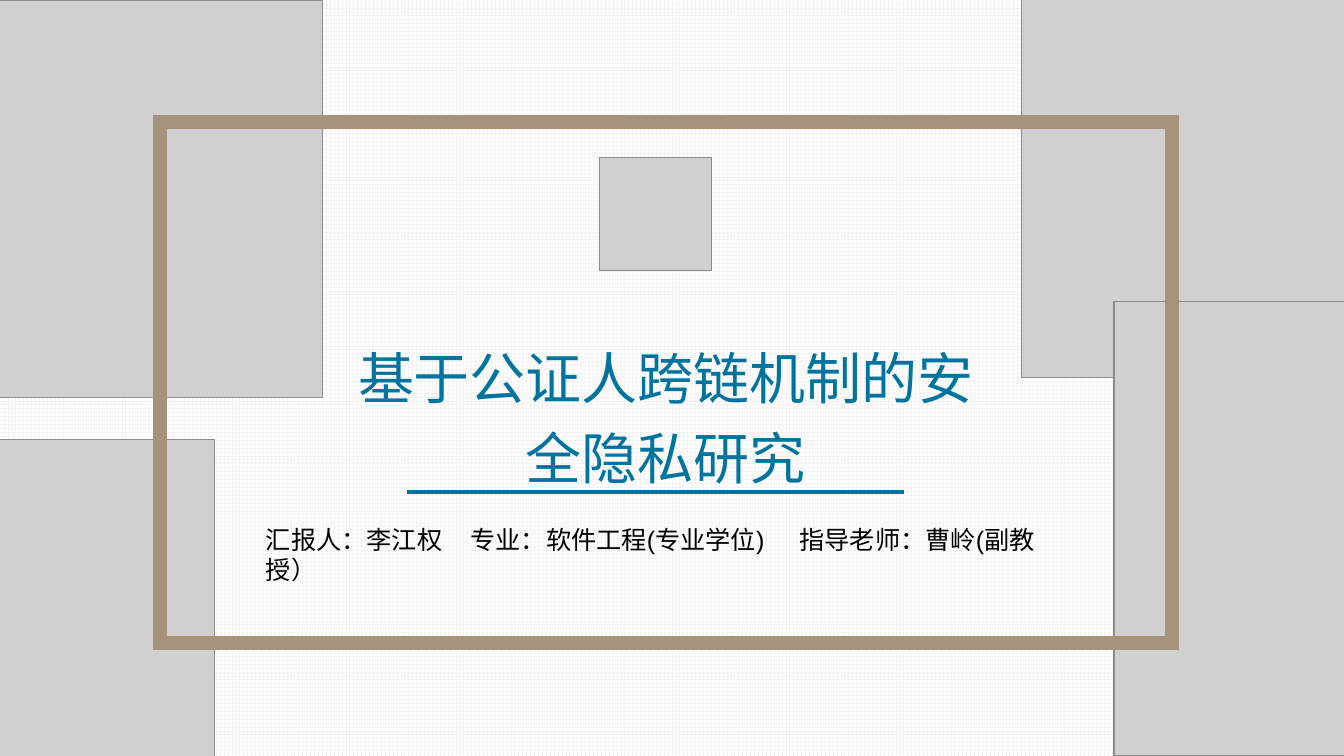
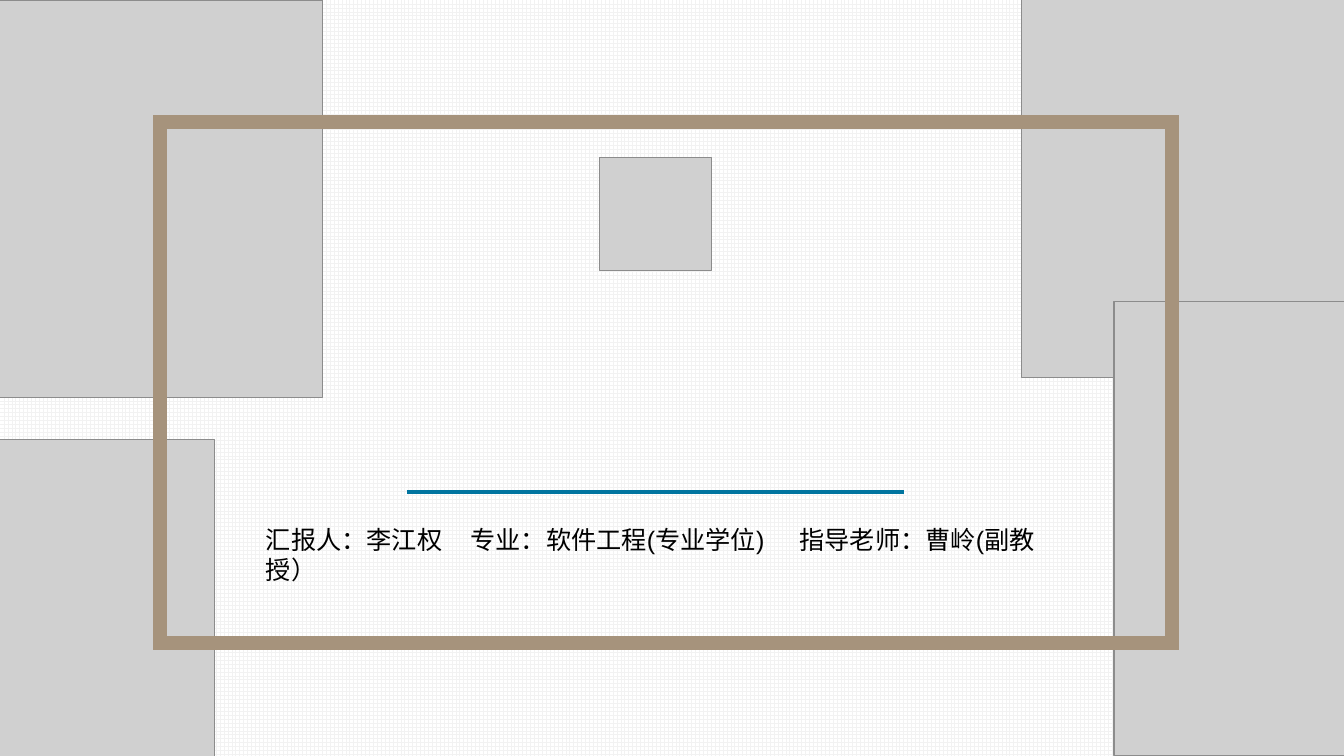
Before and after one commit to jiangquanli-0304/notary, a slide deck: slide 1 of 开题报告.pptx. Drawn at 1344x756 pixels with LibreOffice and Linux fonts; fonts in the diff are those of the drawing; grey boxes stand for pictures. Boxes give left, top, right and bottom in pixels: in the first picture for what was removed or moved away, otherwise in the second. Text is boxed around its words. In the diff, an @@ line names an element or a change of style, - is before the commit and + after.

```diff
--- a/开题报告.pptx
+++ b/开题报告.pptx
@@ text removed at bbox=[358, 352, 973, 494] @@
-基于公证人跨链机制的安全隐私研究
```
Also in this commit, not shown: 12 other slides changed, 1 slide added, 2 slides removed, 6 other files.
